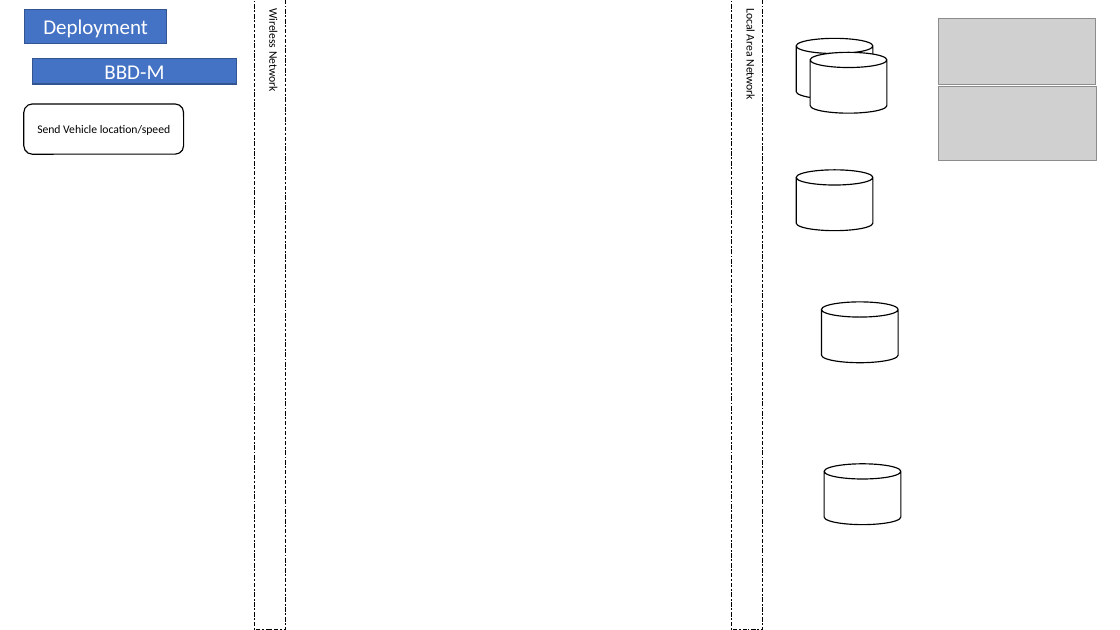
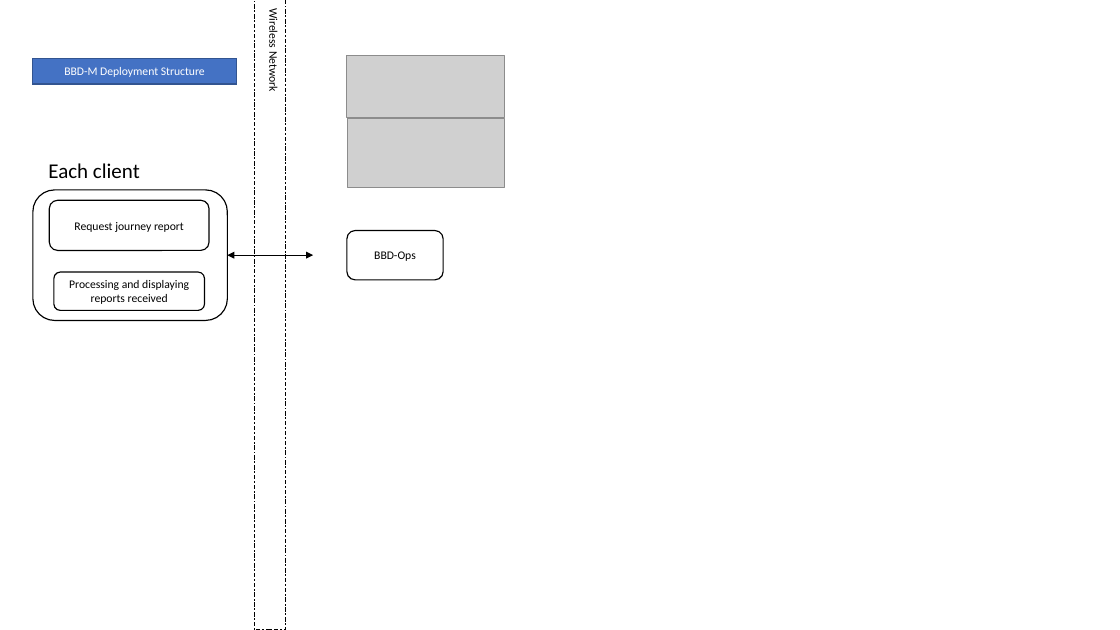
Before and after one commit to st970703/Software_Architecture_Report, a slide deck: slide 12 of Big Brother Driver Diagrams.pptx. Drawn at 1120x630 pixels with LibreOffice and Linux fonts; fonts in the diff are those of the drawing; grey boxes stand for pictures. Boxes give left, top, right and bottom in pixels: in the first picture for what was removed or moved away, otherwise in the second. Text is boxed around its words. In the diff, an @@ line names an element or a change of style, - is before the commit and + after.

Commit message:
writing BBD-Ops Deployment Structure

```diff
--- a/Big Brother Driver Diagrams.pptx
+++ b/Big Brother Driver Diagrams.pptx
@@ rectangle removed at [25, 9, 166, 44] @@
-Deployment
@@ rectangle removed at [732, 0, 763, 630] @@
-Local Area Network
@@ picture: place and size @@
-picture at [939, 18, 1096, 85]
+picture at [347, 55, 504, 118]
@@ cylinder removed at [797, 39, 873, 99] @@
@@ cylinder removed at [810, 52, 886, 113] @@
@@ text in rectangle at [64, 67, 205, 77]: text changed; size 18 to 10 pt @@
-BBD-M
+BBD-M Deployment Structure
@@ picture: place and size @@
-picture at [939, 87, 1096, 160]
+picture at [347, 118, 504, 187]
@@ text added at [48, 163, 140, 178], 18 pt, text #000000 @@
+Each client
@@ cylinder removed at [797, 170, 873, 230] @@
@@ rounded rectangle added at [33, 190, 228, 320], outline #000000 1 pt @@
@@ rounded rectangle "Request journey report": place and size @@
-rounded rectangle "Request journey report" at [24, 104, 183, 155]
+rounded rectangle "Request journey report" at [50, 200, 209, 250]
@@ text in rounded rectangle at [74, 222, 184, 232]: text changed @@
-Send Vehicle location/speed
+Request journey report
@@ rounded rectangle added at [347, 230, 444, 280], fill #FFFFFF, outline #000000 1 pt, 10 pt, text #000000 @@
+BBD-Ops
@@ double arrow added from (228, 255) to (313, 255), #000000 0.5 pt @@
@@ rounded rectangle added at [54, 272, 204, 311], fill #FFFFFF, outline #000000 1 pt, 10 pt, text #000000 @@
+Processing and displaying reports received
@@ cylinder removed at [822, 302, 898, 362] @@
@@ cylinder removed at [824, 464, 901, 524] @@
```
Also in this commit, not shown: 7 other slides changed, 1 other file.
